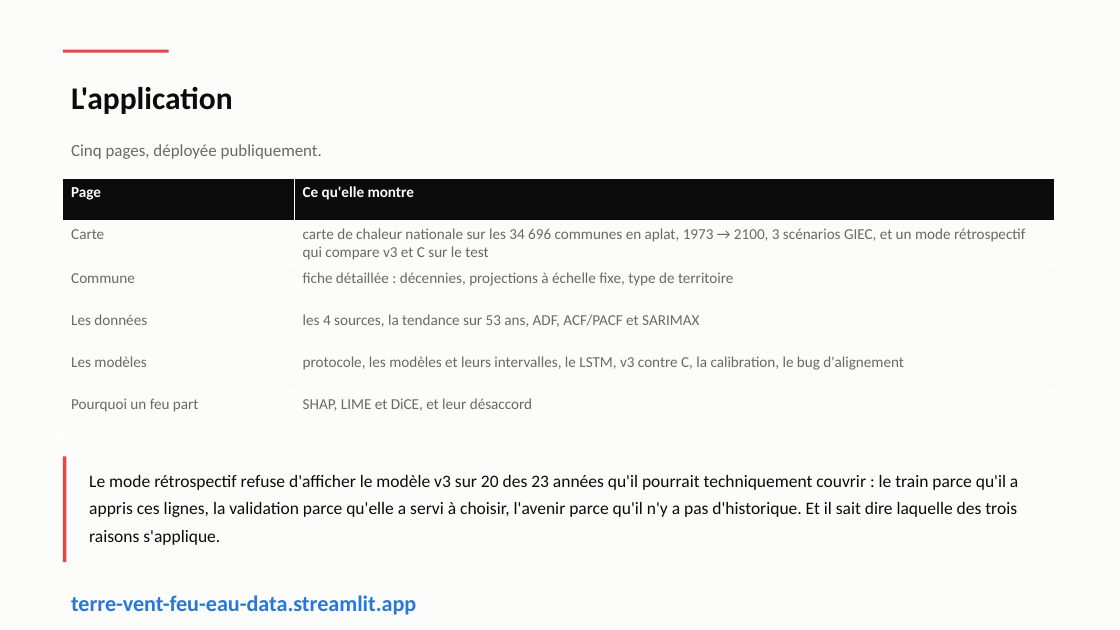
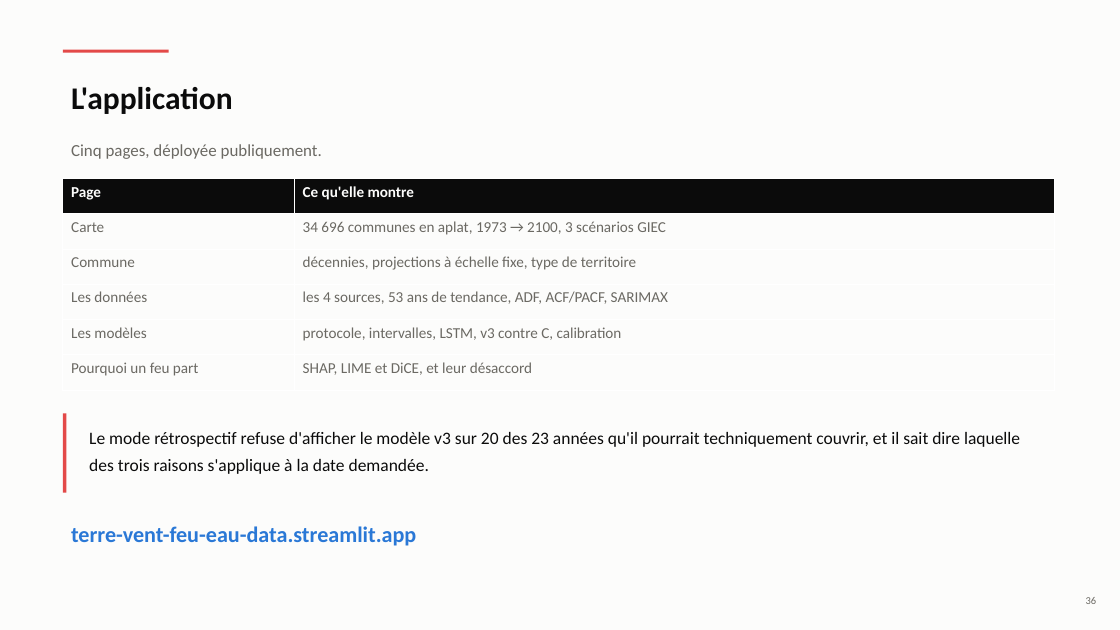
Before and after one commit to Hierogifle/terre-vent-feu-eau-data, a slide deck: slide 36 of presentation/soutenance.pptx. Drawn at 1120x630 pixels with LibreOffice and Linux fonts; fonts in the diff are those of the drawing. Boxes give left, top, right and bottom in pixels: in the first picture for what was removed or moved away, otherwise in the second. Text is boxed around its words. In the diff, an @@ line names an element or a change of style, - is before the commit and + after.

```diff
--- a/presentation/soutenance.pptx
+++ b/presentation/soutenance.pptx
@@ table at (x1=63, y1=179, x2=1056, y2=391) @@
-row 2, column 2: carte de chaleur nationale sur les 34 696 communes en aplat, 1973 → 2100, 3 scénarios GIEC, et un mode rétrospectif qui compare v3 et C sur le test
+row 2, column 2: 34 696 communes en aplat, 1973 → 2100, 3 scénarios GIEC
-row 3, column 2: fiche détaillée : décennies, projections à échelle fixe, type de territoire
+row 3, column 2: décennies, projections à échelle fixe, type de territoire
-row 4, column 2: les 4 sources, la tendance sur 53 ans, ADF, ACF/PACF et SARIMAX
+row 4, column 2: les 4 sources, 53 ans de tendance, ADF, ACF/PACF, SARIMAX
-row 5, column 2: protocole, les modèles et leurs intervalles, le LSTM, v3 contre C, la calibration, le bug d'alignement
+row 5, column 2: protocole, intervalles, LSTM, v3 contre C, calibration
@@ rectangle resized from (x1=63, y1=456, x2=66, y2=562) to (x1=63, y1=413, x2=66, y2=492) @@
@@ text at (x1=89, y1=432, x2=1020, y2=474): text changed @@
-Le mode rétrospectif refuse d'afficher le modèle v3 sur 20 des 23 années qu'il pourrait techniquement couvrir : le train parce qu'il a appris ces lignes, la validation parce qu'elle a servi à choisir, l'avenir parce qu'il n'y a pas d'historique. Et il sait dire laquelle des trois raisons s'applique.
+Le mode rétrospectif refuse d'afficher le modèle v3 sur 20 des 23 années qu'il pourrait techniquement couvrir, et il sait dire laquelle des trois raisons s'applique à la date demandée.
@@ text "terre-vent-feu-eau-data.streamlit.app" moved from (x1=71, y1=595, x2=416, y2=615) to (x1=71, y1=526, x2=416, y2=546) @@
@@ text added at (x1=1086, y1=597, x2=1097, y2=604), 9 pt, text #6B6963 @@
+36
```
Also in this commit, not shown: 35 other slides changed, 2 other files.
